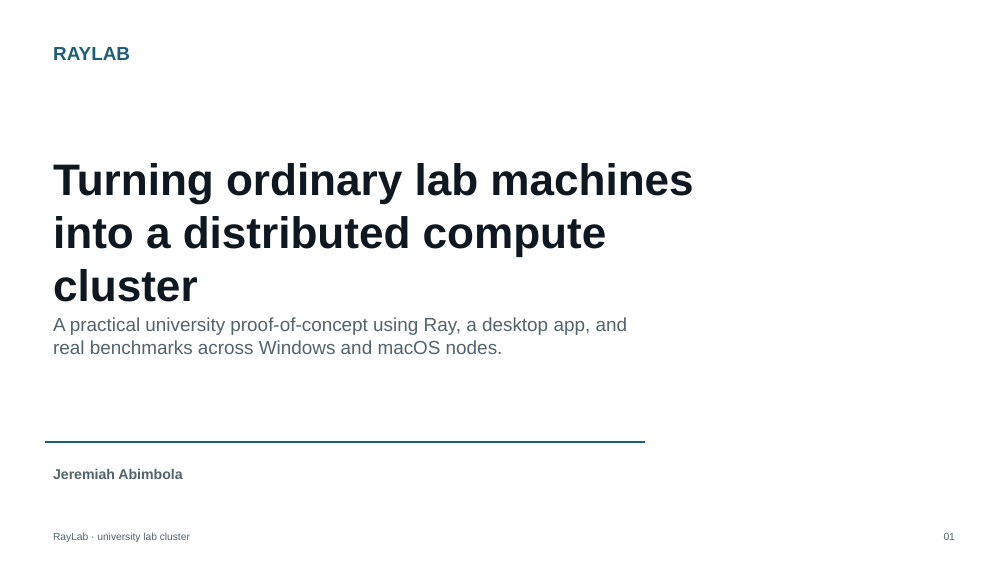
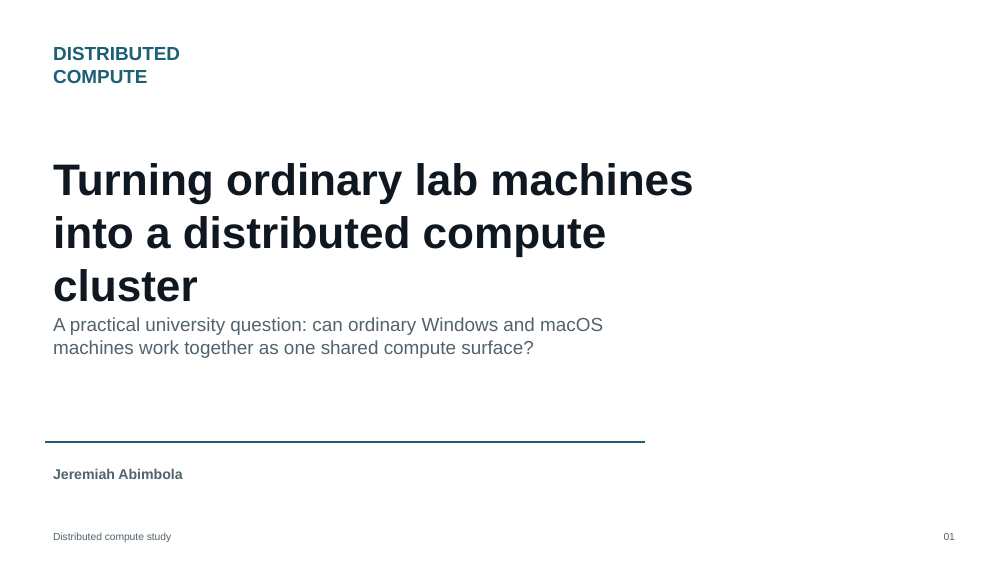
Before and after one commit to pianistprogrammer/RayLab, a slide deck: slide 1 of presentation/RayLab_Distributed_Computing_University_Talk.pptx. Drawn at 1008x567 pixels with LibreOffice and Linux fonts; fonts in the diff are those of the drawing. Boxes give left, top, right and bottom in pixels: in the first picture for what was removed or moved away, otherwise in the second. Text is boxed around its words. In the diff, an @@ line names an element or a change of style, - is before the commit and + after.

```diff
--- a/presentation/RayLab_Distributed_Computing_University_Talk.pptx
+++ b/presentation/RayLab_Distributed_Computing_University_Talk.pptx
@@ text at [53,46,180,83]: text changed @@
-RAYLAB
+DISTRIBUTED COMPUTE
@@ text at [53,317,603,358]: text changed @@
-A practical university proof-of-concept using Ray, a desktop app, and real benchmarks across Windows and macOS nodes.
+A practical university question: can ordinary Windows and macOS machines work together as one shared compute surface?
@@ text at [53,532,171,542]: text changed @@
-RayLab · university lab cluster
+Distributed compute study
```
Also in this commit, not shown: 9 other slides changed, 3 slides added, 34 other files.
